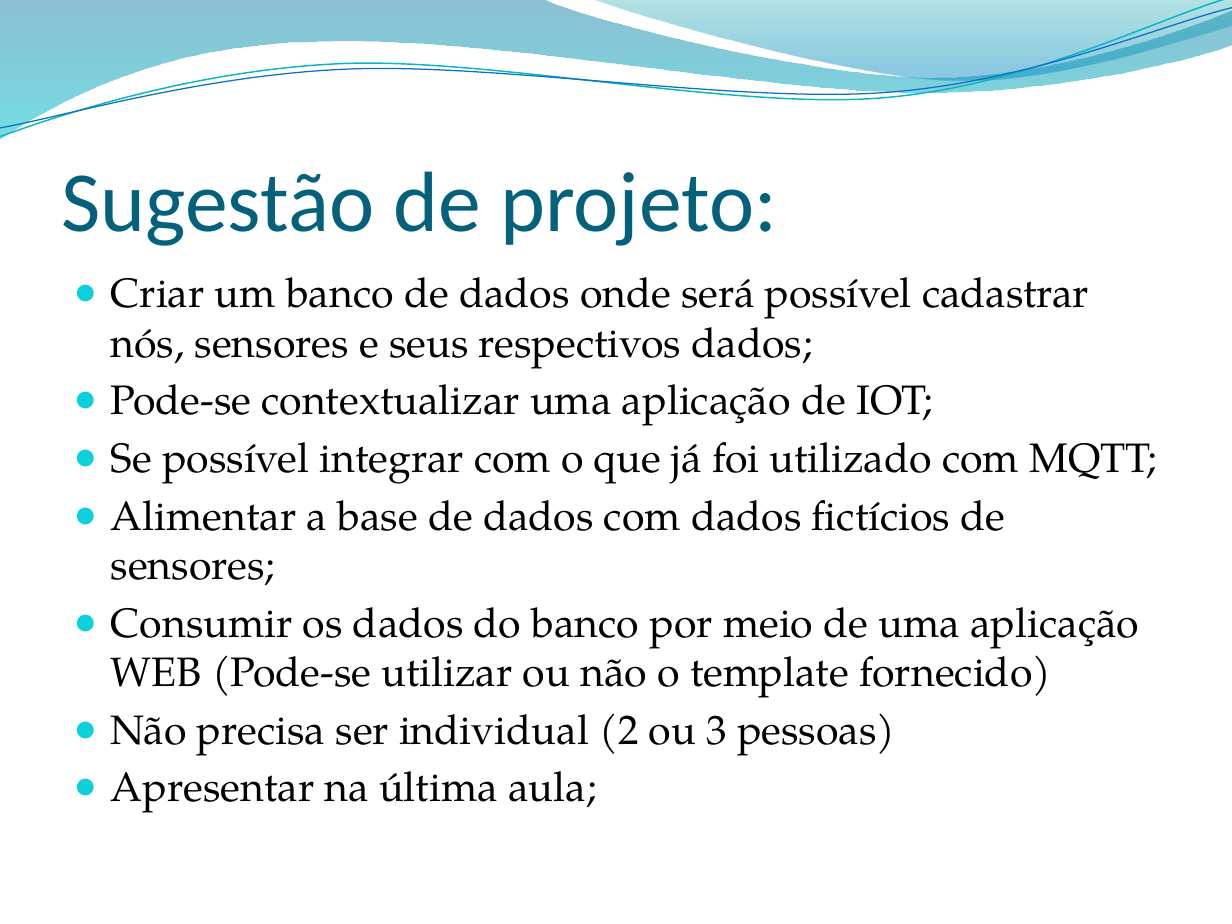
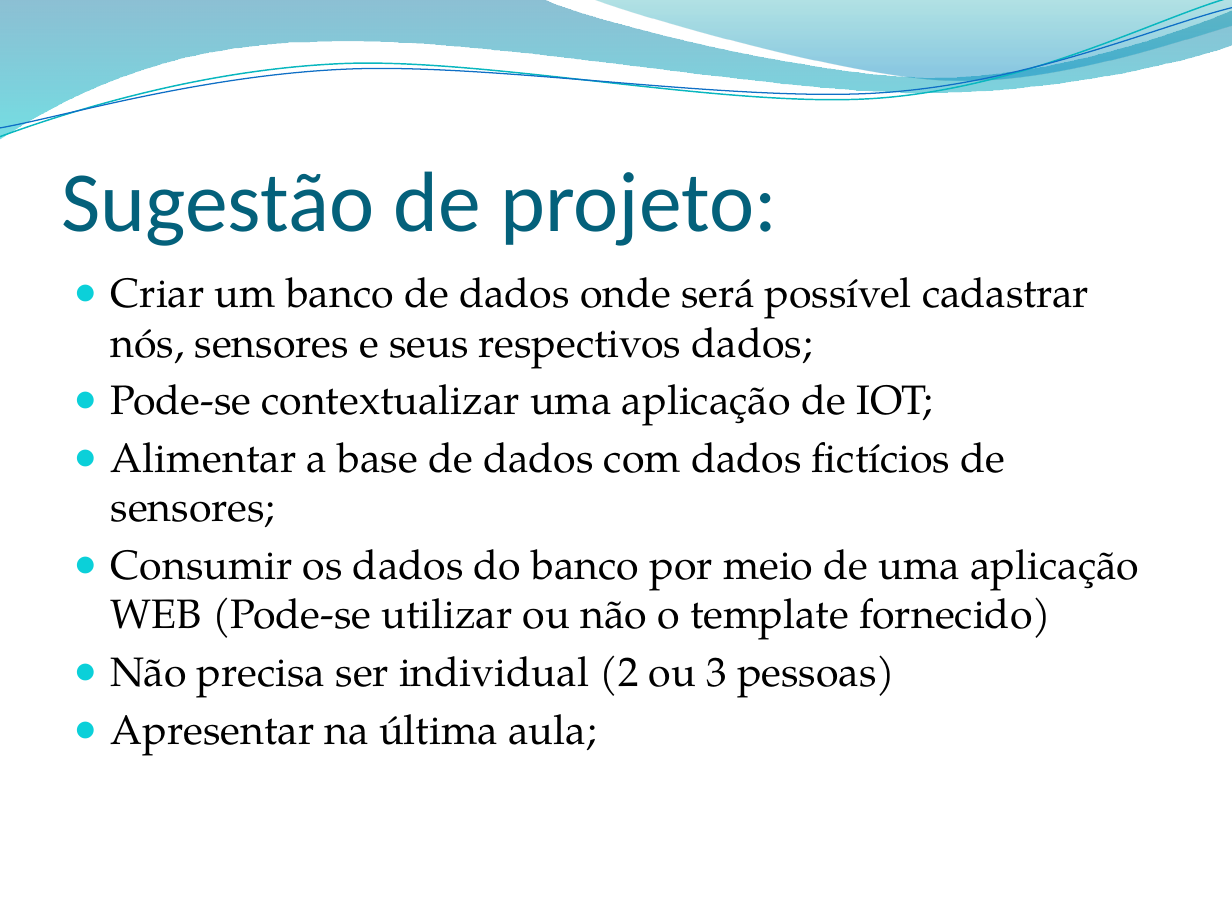
Before and after one commit to leonardopordeus/BD, a slide deck: slide 31 of Aula02.pptx. Drawn at 1232x924 pixels with LibreOffice and Linux fonts; fonts in the diff are those of the drawing; background and template pictures are left out. Boxes give left, top, right and bottom in pixels: in the first picture for what was removed or moved away, otherwise in the second. Text is boxed around its words. In the diff, an @@ line names an element or a change of style, - is before the commit and + after.

```diff
--- a/Aula02.pptx
+++ b/Aula02.pptx
@@ text at (111,442,1157,484): paragraph removed @@
-● Se possível integrar com o que já foi utilizado com MQTT;
```
Also in this commit, not shown: 1 other file.
